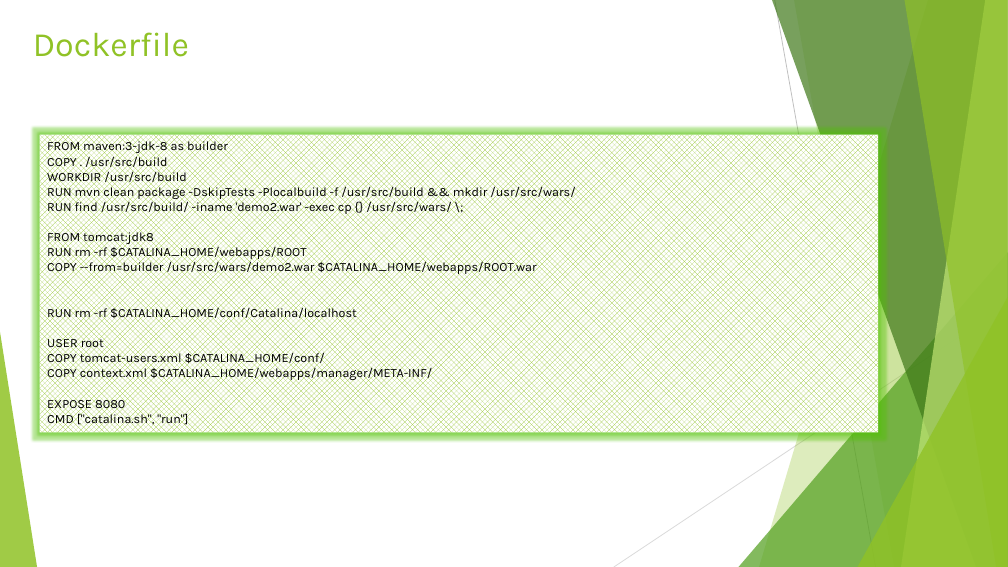
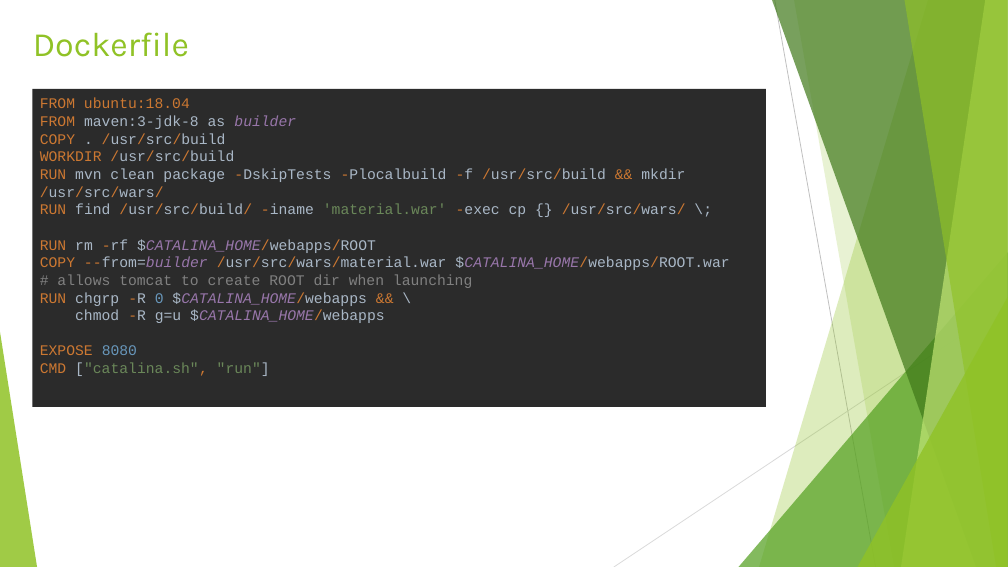
Before and after one commit to rusergei2010/AWSCourse2019, a slide deck: slide 7 of Lecture_6_Docker/Docker_Container.pptx (slide 6 before the commit). Drawn at 1008x567 pixels with LibreOffice and Linux fonts; fonts in the diff are those of the drawing. Boxes give left, top, right and bottom in pixels: in the first picture for what was removed or moved away, otherwise in the second. Text is boxed around its words. In the diff, an @@ line names an element or a change of style, - is before the commit and + after.

Commit message:
added Docker update

```diff
--- a/Lecture_6_Docker/Docker_Container.pptx
+++ b/Lecture_6_Docker/Docker_Container.pptx
@@ rectangle "FROM ubuntu:18.04 FROM maven:3-jdk-8 as ...": place and size @@
-rectangle "FROM ubuntu:18.04 FROM maven:3-jdk-8 as ..." at (40, 135, 879, 433)
+rectangle "FROM ubuntu:18.04 FROM maven:3-jdk-8 as ..." at (33, 89, 766, 408)
@@ rectangle "FROM ubuntu:18.04 FROM maven:3-jdk-8 as ..." at (33, 89, 766, 408): vertical alignment top to middle; fill pattern #90C226 on #FFFFFF to #2B2B2B @@
@@ text in rectangle at (40, 98, 729, 376): text changed; size 12 to 14 pt; font Karla to Courier New; text colour #000000 to #A9B7C6 @@
-FROM maven:3-jdk-8 as builder
-COPY . /usr/src/build
-WORKDIR /usr/src/build
-RUN mvn clean package -DskipTests -Plocalbuild -f /usr/src/build && mkdir /usr/src/wars/
-RUN find /usr/src/build/ -iname 'demo2.war' -exec cp {} /usr/src/wars/ \;
-FROM tomcat:jdk8
-RUN rm -rf $CATALINA_HOME/webapps/ROOT
-COPY --from=builder /usr/src/wars/demo2.war $CATALINA_HOME/webapps/ROOT.war
-RUN rm -rf $CATALINA_HOME/conf/Catalina/localhost
-USER root
-COPY tomcat-users.xml $CATALINA_HOME/conf/
-COPY context.xml $CATALINA_HOME/webapps/manager/META-INF/
-EXPOSE 8080
-CMD ["catalina.sh", "run"]
+FROM ubuntu:18.04
+FROM maven:3-jdk-8 as builder
+COPY . /usr/src/build
+WORKDIR /usr/src/build
+RUN mvn clean package -DskipTests -Plocalbuild -f /usr/src/build && mkdir /usr/src/wars/
+RUN find /usr/src/build/ -iname 'material.war' -exec cp {} /usr/src/wars/ \;
+RUN rm -rf $CATALINA_HOME/webapps/ROOT
+COPY --from=builder /usr/src/wars/material.war $CATALINA_HOME/webapps/ROOT.war
+# allows tomcat to create ROOT dir when launching
+RUN chgrp -R 0 $CATALINA_HOME/webapps && \
+chmod -R g=u $CATALINA_HOME/webapps
+EXPOSE 8080
+CMD ["catalina.sh", "run"]
```
Also in this commit, not shown: 2 other slides changed, 1 slide added, 30 other files.
